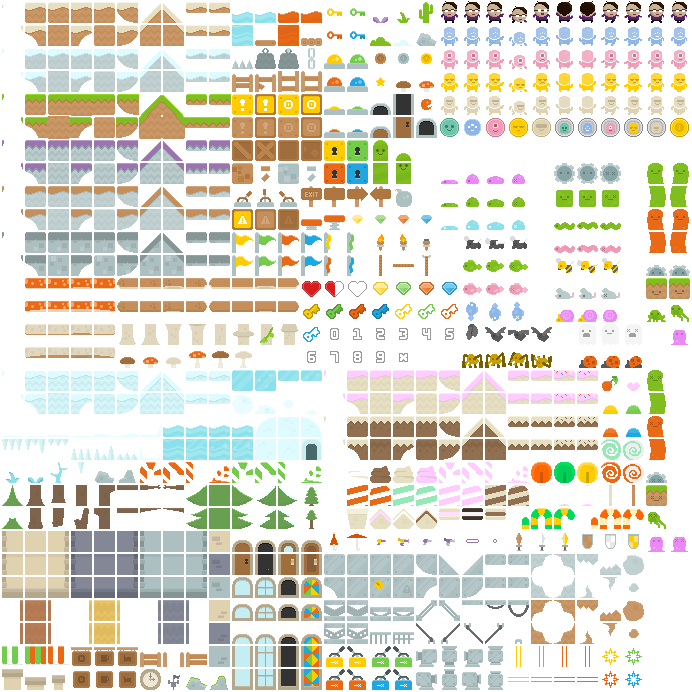
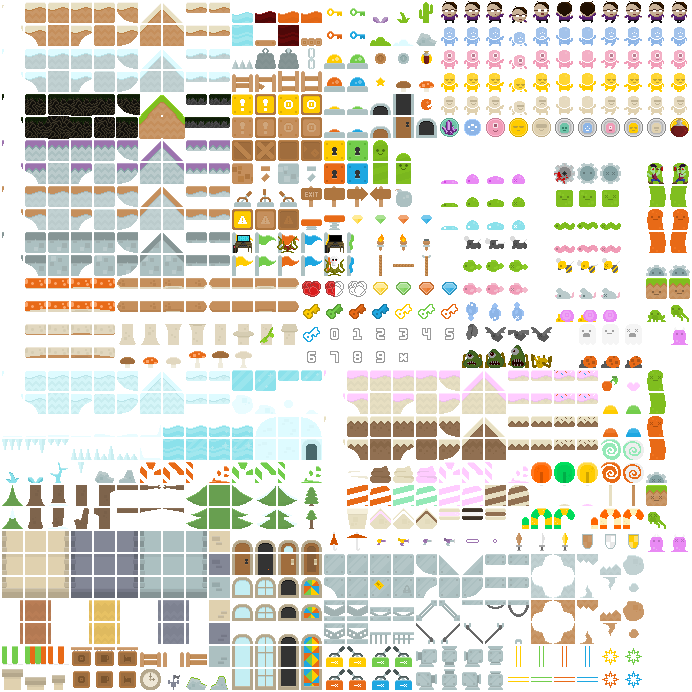
Layers edited between the first and the second 692 x 692 image:
added group "Vials" with 2 layers above "LevelEnd" over (423, 51, 688, 137)
added group "LevelEnd" with 2 layers above "Checkpoint" over (277, 236, 345, 276)
added layer "Layer 11 copy" in group "LevelEnd" over (277, 236, 298, 253)
added layer "Layer 11" in group "LevelEnd" over (324, 256, 345, 276)
added group "Checkpoint" with 2 layers above "Saw" over (233, 235, 344, 253)
added group "Saw" (1st of 2) with 1 layers above "AxeMonster" over (554, 163, 575, 184)
added layer "Saw" (2nd of 2, in "Saw") in group "Saw" over (554, 163, 575, 184)
added group "AxeMonster" with 2 layers above "Hearts" over (647, 164, 688, 184)
added group "Hearts" with 3 layers above "GlobMonster" over (303, 281, 366, 297)
added group "GlobMonster" with 12 layers above "CemetaryGround" over (463, 345, 526, 368)
added group "GlobMonster3" with 3 layers in group "GlobMonster" over (511, 345, 526, 368)
added group "CemetaryGround" with 12 layers above "Klee" over (2, 11, 299, 139)
added layer "BloodWater" in group "CemetaryGround" over (255, 11, 299, 46)
added layer "Layer 12" in group "CemetaryGround" over (185, 94, 231, 128)
added layer "CemetaryGrass" in group "CemetaryGround" over (2, 94, 140, 139)
added layer "Ends" in group "CemetaryGround" over (2, 94, 23, 123)
added layer "1" in group "CemetaryGround" over (25, 94, 46, 115)
added layer "234" in group "CemetaryGround" over (48, 94, 115, 116)
added layer "5" in group "CemetaryGround" over (117, 94, 140, 115)
added layer "6" in group "CemetaryGround" over (25, 117, 47, 138)
added layer "7" in group "CemetaryGround" over (47, 116, 70, 139)
added layer "8" in group "CemetaryGround" over (70, 117, 92, 138)
added layer "9" in group "CemetaryGround" over (94, 117, 115, 138)
added layer "10" in group "CemetaryGround" over (116, 117, 138, 138)
…and 21 more changes (21 added)
